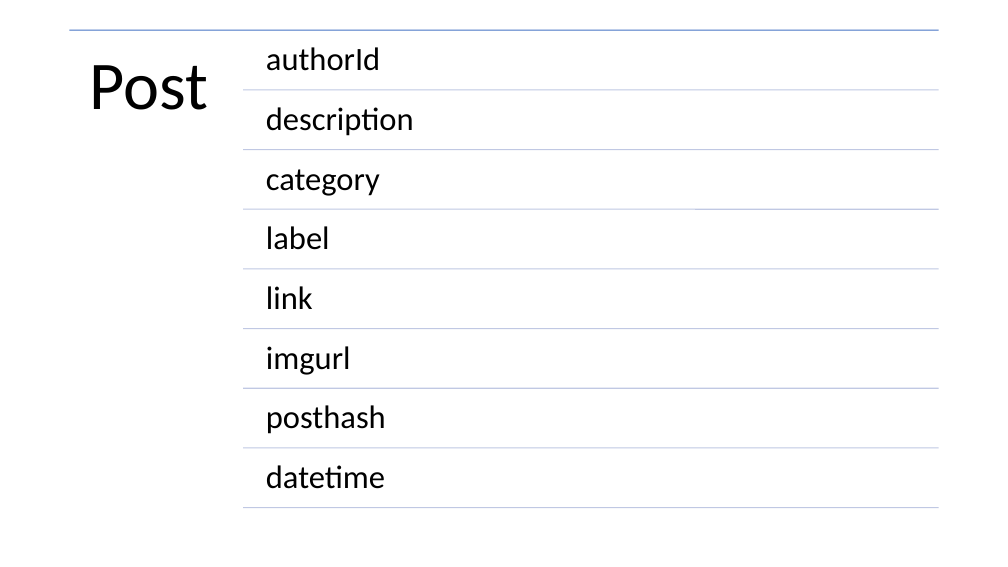
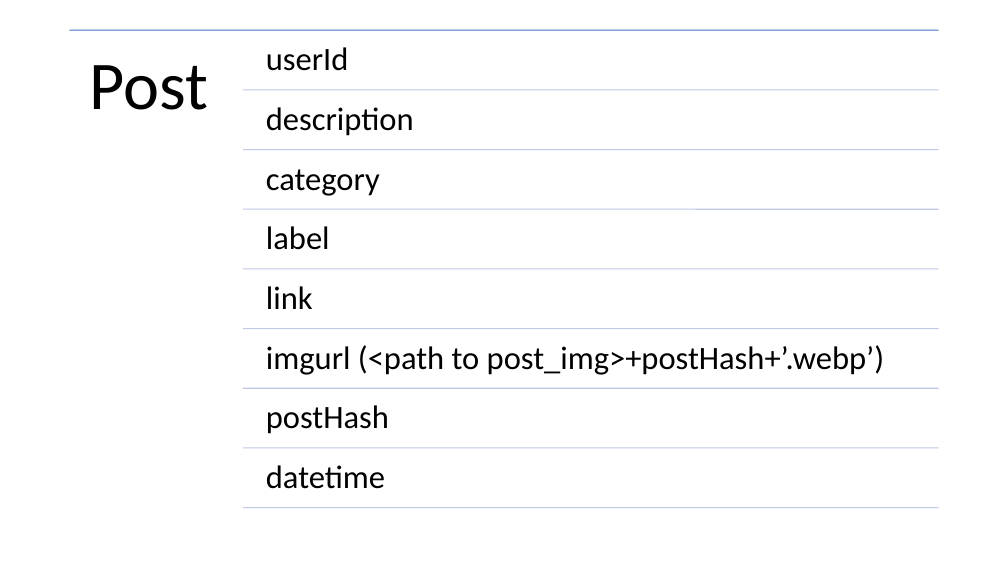
Before and after one commit to jm55/CCAPDEV-MCO, a slide deck: slide 6 of Official/Design.pptx. Drawn at 1008x567 pixels with LibreOffice and Linux fonts; fonts in the diff are those of the drawing. Boxes give left, top, right and bottom in pixels: in the first picture for what was removed or moved away, otherwise in the second. Text is boxed around its words. In the diff, an @@ line names an element or a change of style, - is before the commit and + after.

```diff
--- a/Official/Design.pptx
+++ b/Official/Design.pptx
@@ text at (266,47,349,71): text changed @@
-authorId
+userId
@@ text at (266,345,884,375): text changed @@
-imgurl
+imgurl (<path to post_img>+postHash+’.webp’)
@@ text at (266,405,389,434): text changed @@
-posthash
+postHash
```
Also in this commit, not shown: 5 other slides changed, 1 slide added, 3 slides removed, 21 other files.
